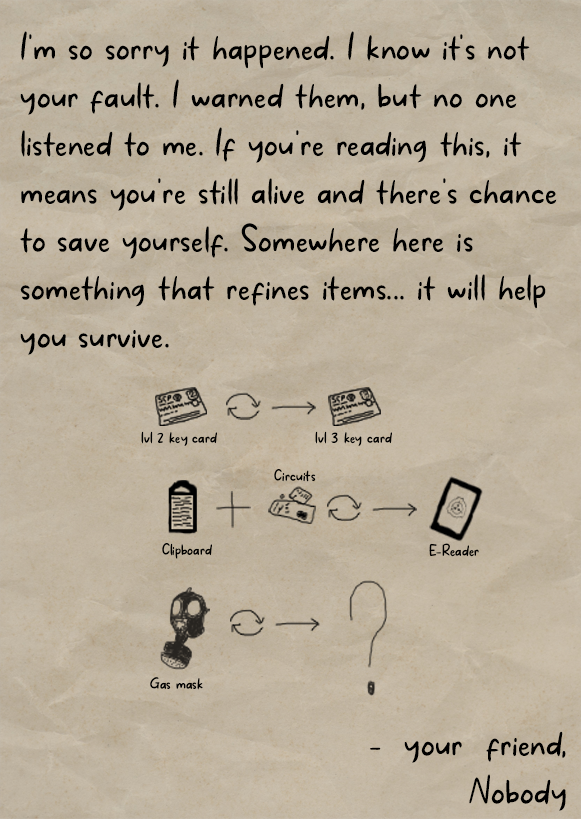
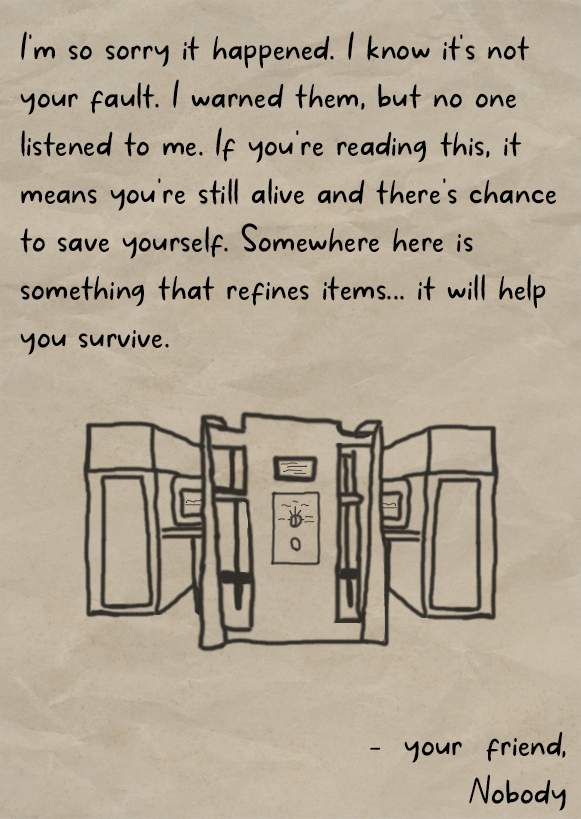
Layer changes from the first 581x819 image to the second:
removed layer "Gas mask" (1st of 2) over [150, 677, 203, 690]
removed layer "refine symbol 3" over [230, 580, 387, 696]
added layer "Слой 3" above "Слой 2" over [377, 550, 385, 641]
renamed "Gas mask" to "Слой 2", opacity 100% → 75%, painted on it over [82, 410, 500, 670]
removed layer "lvl 3 key card" (1st of 2) over [315, 431, 392, 446]
removed layer "lvl 2 key card" (1st of 2) over [141, 431, 217, 446]
removed layer "lvl 3 key card" (2nd of 2) over [328, 387, 381, 426]
removed layer "lvl 2 key card" (2nd of 2) over [155, 387, 207, 426]
removed layer "refine symbol 2" over [226, 392, 316, 420]
removed layer "E-Reader" over [429, 543, 479, 557]
removed layer "Circuits" (1st of 2) over [274, 469, 316, 482]
removed layer "refine symbol" over [327, 494, 417, 521]
removed layer "Circuits" (2nd of 2) over [268, 486, 316, 524]
removed layer "+" over [216, 491, 251, 528]
removed layer "Clipboard" (1st of 2) over [162, 480, 198, 540]
removed layer "Clipboard" (2nd of 2) over [162, 543, 212, 559]
removed layer "E-reader" over [429, 476, 483, 542]